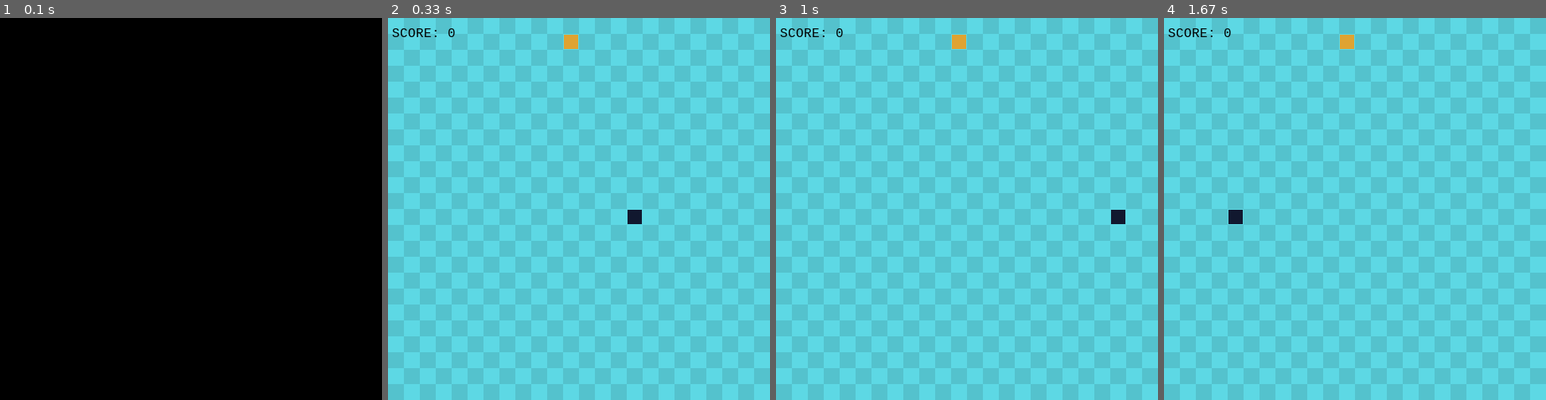
Above: before the commit, frames 1-4 (left to right).
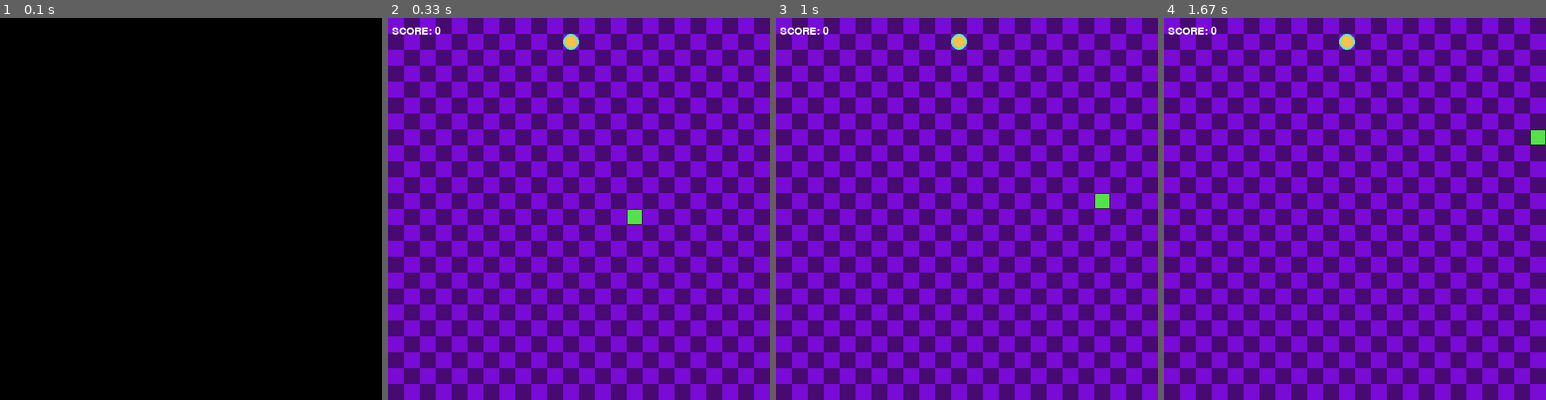
Above: after the commit, the same moments.

Repository: RalphPuzon/python_games
Game: pygame game, started from pygame_snake.py
The game is run twice, just before and just after one commit, with the same random seed, the same clock (stepped at 60 frames per second) and the same inputs.
Inputs:
- Up to frame 1 (0.1 s): no input
- Up to frame 2 (0.33 s): no input
- Up to frame 3 (1 s): hold D 0.33-0.8 s; hold W from 0.83 s (still down)
- Up to frame 4 (1.67 s): release W at 1.3 s; hold D from 1.33 s (still down)

Frame 1 is identical in both runs. In frame 2, 100% of the frame differs, in the area x 0-100%, y 0-100%; in frame 3, 100%; in frame 4, 100%.

Commit message:
named; style changes to game (color, font, shape)

Diff:
--- a/pygame_snake.py
+++ b/pygame_snake.py
@@ -3,6 +3,8 @@
 import pygame as pg
 import sys
 import random
+
+
 
 #GAME OBJECTS:
 class snake(object):
@@ -10,7 +12,7 @@
 		self.length = 1
 		self.positions = [((SCREEN_WIDTH/2), (SCREEN_HEIGHT/2))]
 		self.direction = random.choice([UP, DOWN, LEFT, RIGHT])
-		self.color = (17, 24, 47)
+		self.color = (84, 225, 74)
 		self.score = 0
 
 	def get_head_position(self):
@@ -52,7 +54,7 @@
 		for p in self.positions:
 			r = pg.Rect((p[0], p[1]),(GRIDSIZE, GRIDSIZE))
 			pg.draw.rect(surface, self.color, r)
-			pg.draw.rect(surface, (93, 216, 228), r, 1)
+			pg.draw.rect(surface, (32, 32, 32), r, 1)
 
 	def handle_keys(self):#handle inputs
 		for event in pg.event.get():
@@ -60,19 +62,19 @@
 				pg.quit()
 				sys.exit()
 			elif event.type == pg.KEYDOWN:
-				if event.key == pg.K_UP:
+				if event.key == pg.K_w:
 					self.turn(UP)
-				elif event.key == pg.K_DOWN:
+				elif event.key == pg.K_s:
 					self.turn(DOWN)
-				elif event.key == pg.K_LEFT:
+				elif event.key == pg.K_a:
 					self.turn(LEFT)
-				elif event.key == pg.K_RIGHT:
+				elif event.key == pg.K_d:
 					self.turn(RIGHT)
 
 class food(object):
 	def __init__(self):
 		self.position = (0, 0)
-		self.color = (223, 163, 49)
+		self.color = (255, 192, 77) #(223, 163, 49)
 		self.randomize_position()
 
 	def randomize_position(self):
@@ -80,11 +82,16 @@
 			             random.randint(0, GRID_HEIGHT-1) * GRIDSIZE)
 
 	def draw(self, surface):
+		pg.draw.circle(surface, (77, 255, 192),
+			(self.position[0] + 10, self.position[1] + 10), 10)
+		pg.draw.circle(surface, self.color,
+			(self.position[0] + 10, self.position[1] + 10), 8)
+		"""
 		r = pg.Rect((self.position[0], self.position[1]),
 			        (GRIDSIZE, GRIDSIZE))
 		pg.draw.rect(surface, self.color, r)
-		pg.draw.rect(surface, (93, 216, 228), r, 1)
-
+		pg.draw.rect(surface, (225, 223, 0), r, 1)
+		"""
 #HELPER FUNCTIONS
 def drawGrid(surface): #to draw the background grid:
 	for y in range(0, int(GRID_HEIGHT)):        # loop over (x,y) coordinate
@@ -92,11 +99,11 @@
 			if (x + y) % 2 == 0 :               # light-dark squares
 				r = pg.Rect((x*GRIDSIZE, y*GRIDSIZE),
 					        (GRIDSIZE, GRIDSIZE))
-				pg.draw.rect(surface, (93, 216, 228), r)
+				pg.draw.rect(surface, (122, 10, 214), r)
 			else:
 				rr = pg.Rect((x*GRIDSIZE, y*GRIDSIZE),
 					         (GRIDSIZE, GRIDSIZE))
-				pg.draw.rect(surface, (84, 194, 205), rr)
+				pg.draw.rect(surface, (71, 10, 112), rr)
 
 SCREEN_WIDTH = 480
 SCREEN_HEIGHT = 480
@@ -123,8 +130,8 @@
 	#instantiate in game objects:
 	Snake = snake()
 	Food = food()
-	myfont = pg.font.SysFont("monospace", 16)
-
+	myfont = pg.font.SysFont("showcardgothic", 20)
+	pg.display.set_caption("SneK")
 	while True:
 		clock.tick(10) #tick clock at 10fps
 		Snake.handle_keys()#check for events and record as a comment
@@ -138,7 +145,7 @@
 		Food.draw(surface)
 		screen.blit(surface, (0, 0))
 		#display score as text
-		text = myfont.render("SCORE: {0}".format(Snake.score), 1, (0, 0, 0))
+		text = myfont.render("SCORE: {0}".format(Snake.score), 1, (255, 255, 255))
 		screen.blit(text, (5, 10))
 		pg.display.update()
 
